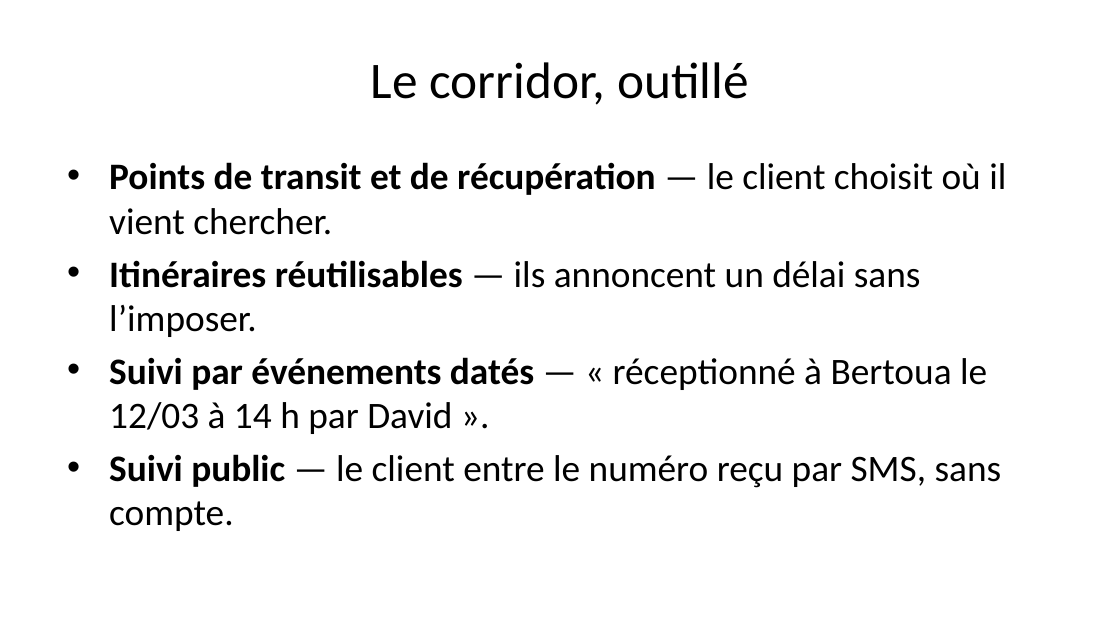
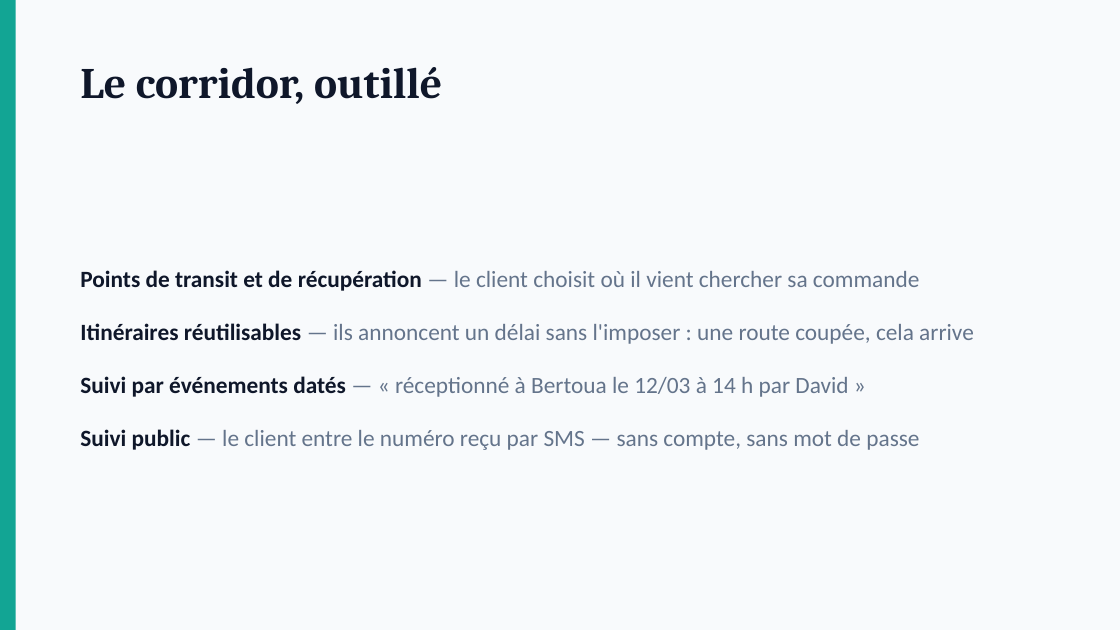
Before and after one commit to Dominique-BRIA/garah, a slide deck: slide 14 of docs/presentation/GARAH-presentation.pptx (slide 15 before the commit). Drawn at 1120x630 pixels with LibreOffice and Linux fonts; fonts in the diff are those of the drawing. Boxes give left, top, right and bottom in pixels: in the first picture for what was removed or moved away, otherwise in the second. Text is boxed around its words. In the diff, an @@ line names an element or a change of style, - is before the commit and + after.

```diff
--- a/docs/presentation/GARAH-presentation.pptx
+++ b/docs/presentation/GARAH-presentation.pptx
@@ background #FFFFFF to #F8FAFC @@
@@ rectangle added at [0,0,16,629], fill #12A594 @@
@@ text "Le corridor, outillé": place and size @@
-text "Le corridor, outillé" at [371,62,749,105]
+text "Le corridor, outillé" at [80,67,442,104]
@@ text "Le corridor, outillé" at [80,67,442,104]: size 33 to 28 pt, font Calibri to Cambria, text colour #000000 to #0F172A, bold on; alignment centre to left @@
@@ text "Points de transit et de ..." at [80,270,974,450]: vertical alignment top to middle @@
@@ text at [80,270,974,450]: text changed; size 24 to 15 pt; text colour #000000 to #64748B @@
-• Points de transit et de récupération — le client choisit où il vient chercher.
-• Itinéraires réutilisables — ils annoncent un délai sans l’imposer.
-• Suivi par événements datés — « réceptionné à Bertoua le 12/03 à 14 h par David ».
-• Suivi public — le client entre le numéro reçu par SMS, sans compte.
+▪ Points de transit et de récupération — le client choisit où il vient chercher sa commande
+Itinéraires réutilisables — ils annoncent un délai sans l'imposer : une route coupée, cela arrive
+Suivi par événements datés — « réceptionné à Bertoua le 12/03 à 14 h par David »
+Suivi public — le client entre le numéro reçu par SMS — sans compte, sans mot de passe
```
Also in this commit, not shown: 22 other slides changed, 11 slides added, 13 slides removed, 3 other files.
